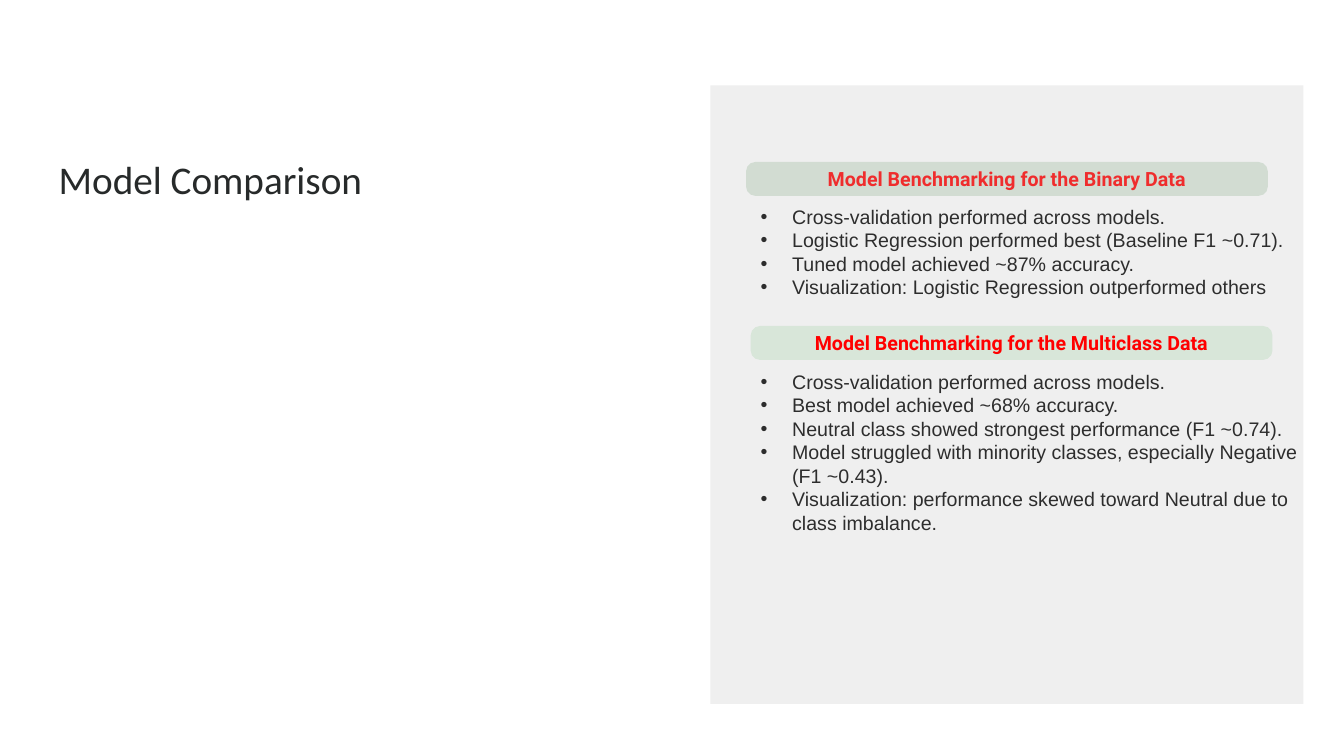
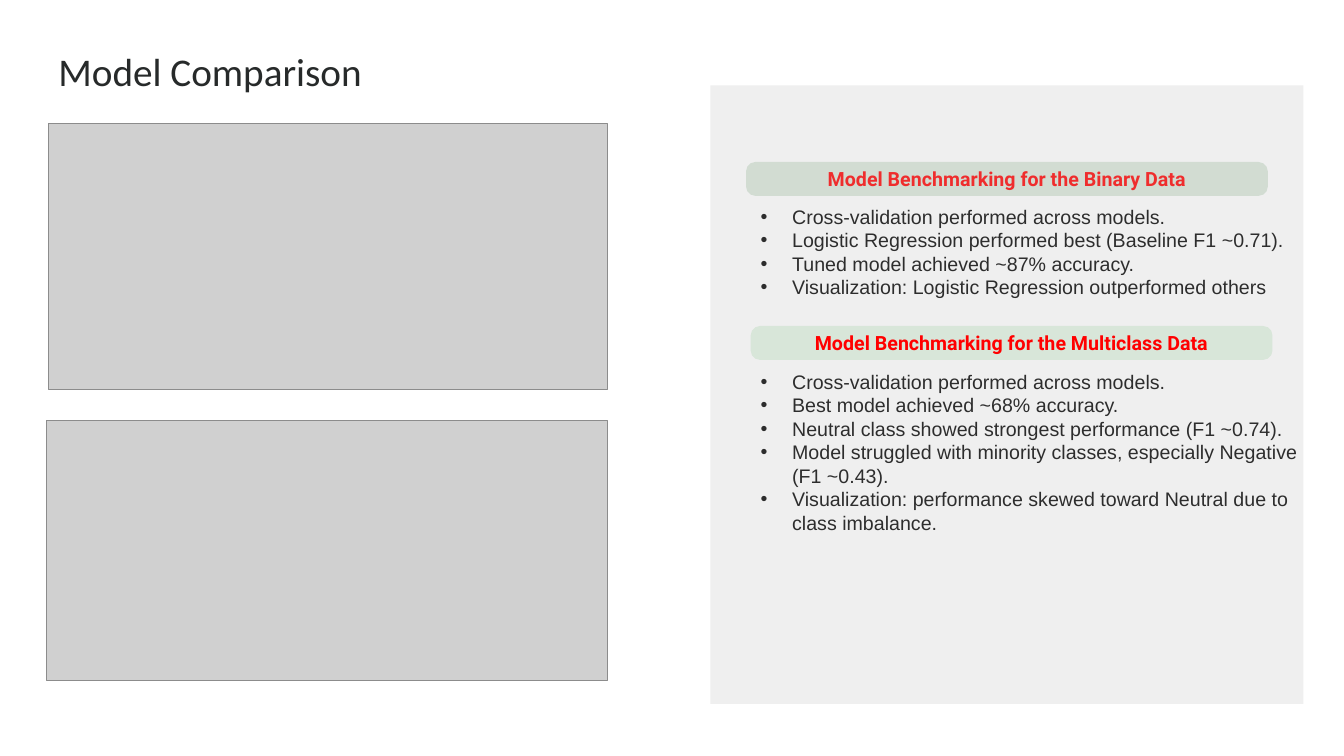
Before and after one commit to KaiFa254/Group_3_NLP_Project_Phase4, a slide deck: slide 10 of presentations/Sentiment_Analysis_of_Tweets_Directed_at_Appl_Google_Products.pptx. Drawn at 1344x756 pixels with LibreOffice and Linux fonts; fonts in the diff are those of the drawing; grey boxes stand for pictures; background and template pictures are left out. Boxes give left, top, right and bottom in pixels: in the first picture for what was removed or moved away, otherwise in the second. Text is boxed around its words. In the diff, an @@ line names an element or a change of style, - is before the commit and + after.

```diff
--- a/presentations/Sentiment_Analysis_of_Tweets_Directed_at_Appl_Google_Products.pptx
+++ b/presentations/Sentiment_Analysis_of_Tweets_Directed_at_Appl_Google_Products.pptx
@@ text "Model Comparison": place and size @@
-text "Model Comparison" at (59,166,362,201)
+text "Model Comparison" at (58,58,361,93)
@@ picture added at (48,124,607,389) @@
@@ picture added at (46,420,607,682) @@
```
Also in this commit, not shown: 6 other slides changed, 1 slide added, 1 slide removed, 2 other files.
